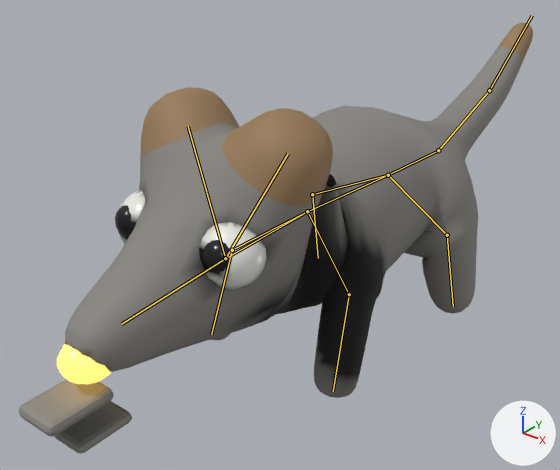
An edit to the glTF model public/models/yamabikogitsune.glb, drawn before and after from the same camera.
Both versions are drawn from a 50 mm camera at (0.523, -0.734, 0.609) aimed at (-0.06, -0.006, 0.158). Arrows for +X, +Y and +Z are at lower right; the lights stay in place. The older version comes first. Both versions are drawn at frame 9 of the action 'attack'; the numbers are the values there. The bones that change, and the others that lie on the model, are drawn over the model as lines.

In view in the first picture: 'yamabikogitsune'.
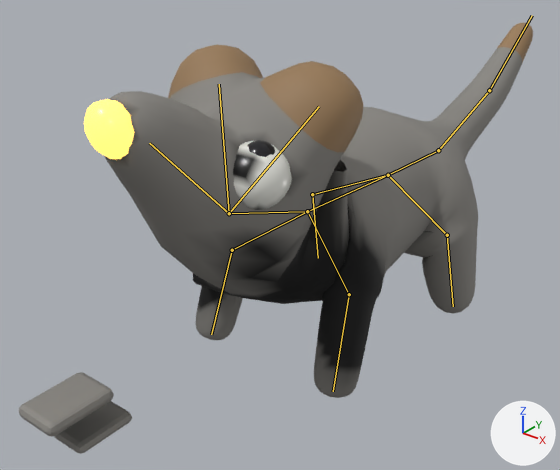
Pixel boxes (x1, y1, x2, y2) of what changed, in the pictures (560 x 470 px):
'yamabikogitsune', posed: (19, 23, 533, 454) in both
bone 'chest-neck', root to tip: before (307, 211) to (225, 258); after (307, 211) to (229, 213)
bone 'neck-snout', root to tip: before (225, 258) to (121, 324); after (229, 213) to (149, 143)

The edits, one by one:
Bone 'chest-neck' (bone_chest_neck) turns from (-6, 0, 0) to (-26, 0, 0) degrees about its own x, y and z.
Bone 'neck-snout' (bone_neck_snout) turns from (-6, 0, 0) to (-36, 0, 0) degrees about its own x, y and z.
